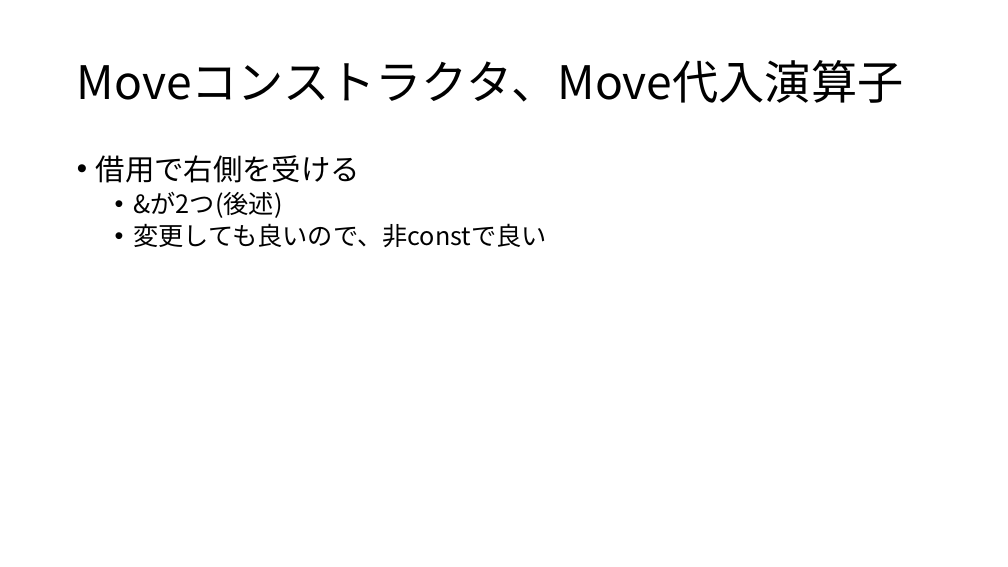
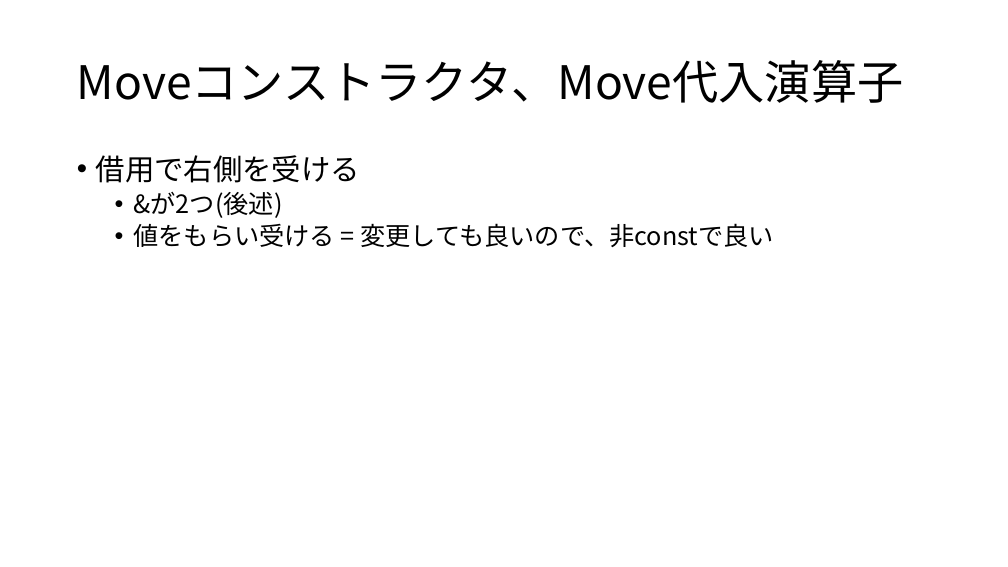
Before and after one commit to crs-kouhou/zatsu_game_engine, a slide deck: slide 8 of zatsuGE_pptx/非自明な＝.pptx. Drawn at 1008x567 pixels with LibreOffice and Linux fonts; fonts in the diff are those of the drawing. Boxes give left, top, right and bottom in pixels: in the first picture for what was removed or moved away, otherwise in the second. Text is boxed around its words. In the diff, an @@ line names an element or a change of style, - is before the commit and + after.

```diff
--- a/zatsuGE_pptx/非自明な＝.pptx
+++ b/zatsuGE_pptx/非自明な＝.pptx
@@ text at [134,223,773,247]: text changed @@
-  • 変更しても良いので、非constで良い
+  • 値をもらい受ける = 変更しても良いので、非constで良い
```
Also in this commit, not shown: 4 other slides changed, 3 slides added, 1 other file.
